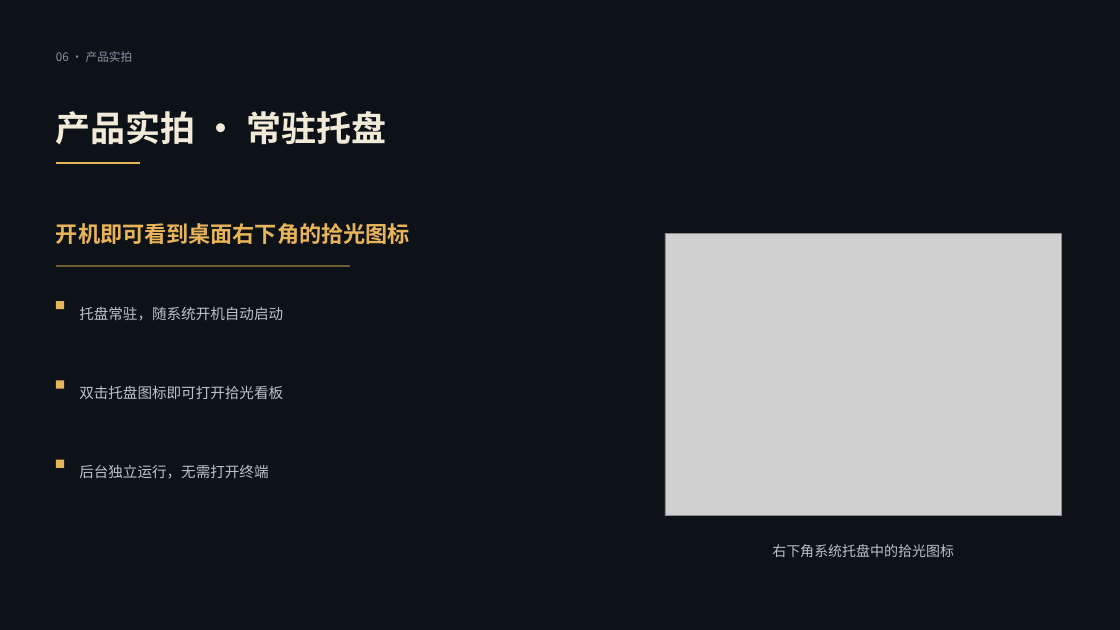
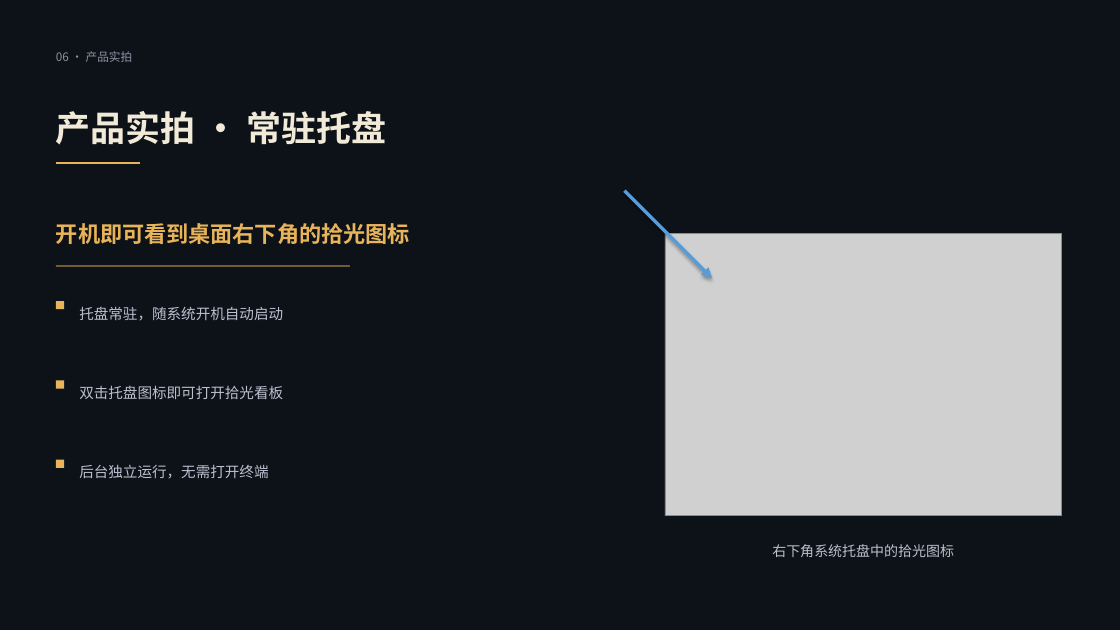
Before and after one commit to joeezhzz/shiguang, a slide deck: slide 8 of docs/拾光_Shiguang_项目展示.pptx. Drawn at 1120x630 pixels with LibreOffice and Linux fonts; fonts in the diff are those of the drawing; grey boxes stand for pictures. Boxes give left, top, right and bottom in pixels: in the first picture for what was removed or moved away, otherwise in the second. Text is boxed around its words. In the diff, an @@ line names an element or a change of style, - is before the commit and + after.

```diff
--- a/docs/拾光_Shiguang_项目展示.pptx
+++ b/docs/拾光_Shiguang_项目展示.pptx
@@ arrow added from (624, 191) to (712, 278), #5B9BD5 3 pt @@
```
Also in this commit, not shown: 2 other slides changed, 1 other file.
